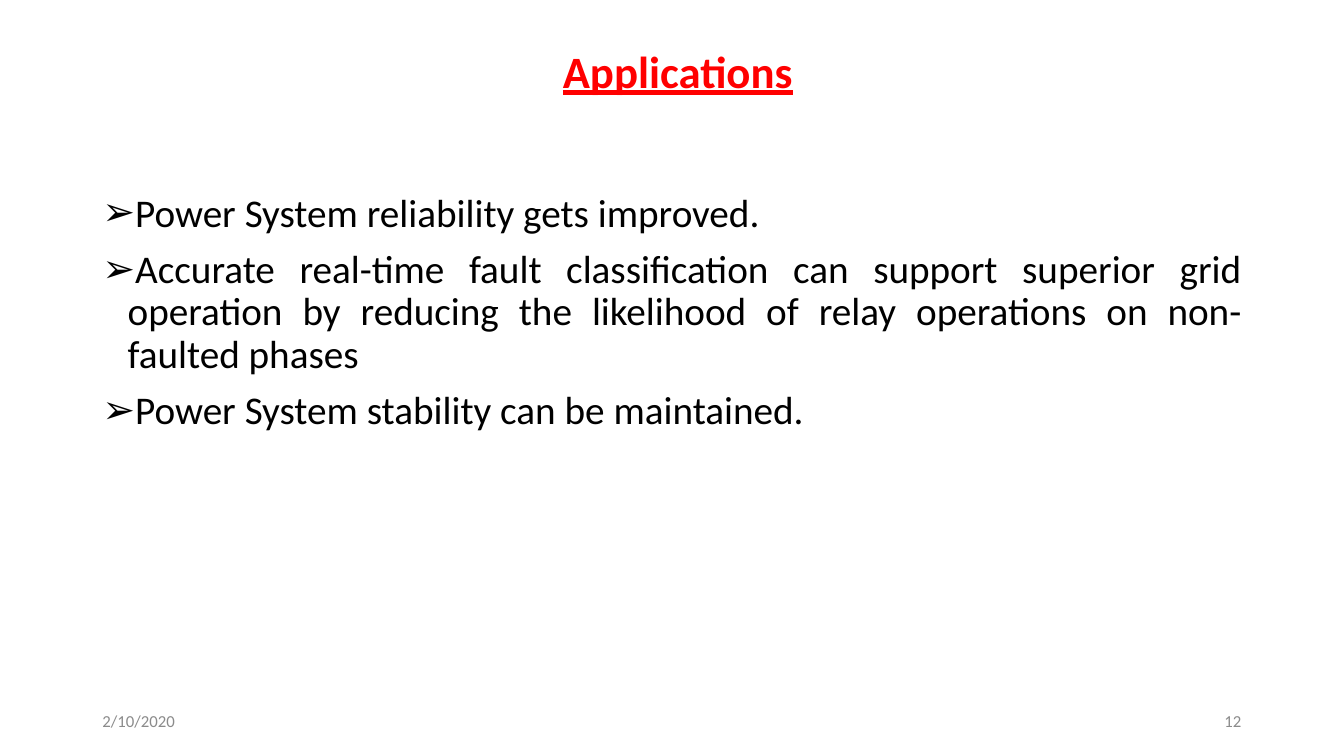
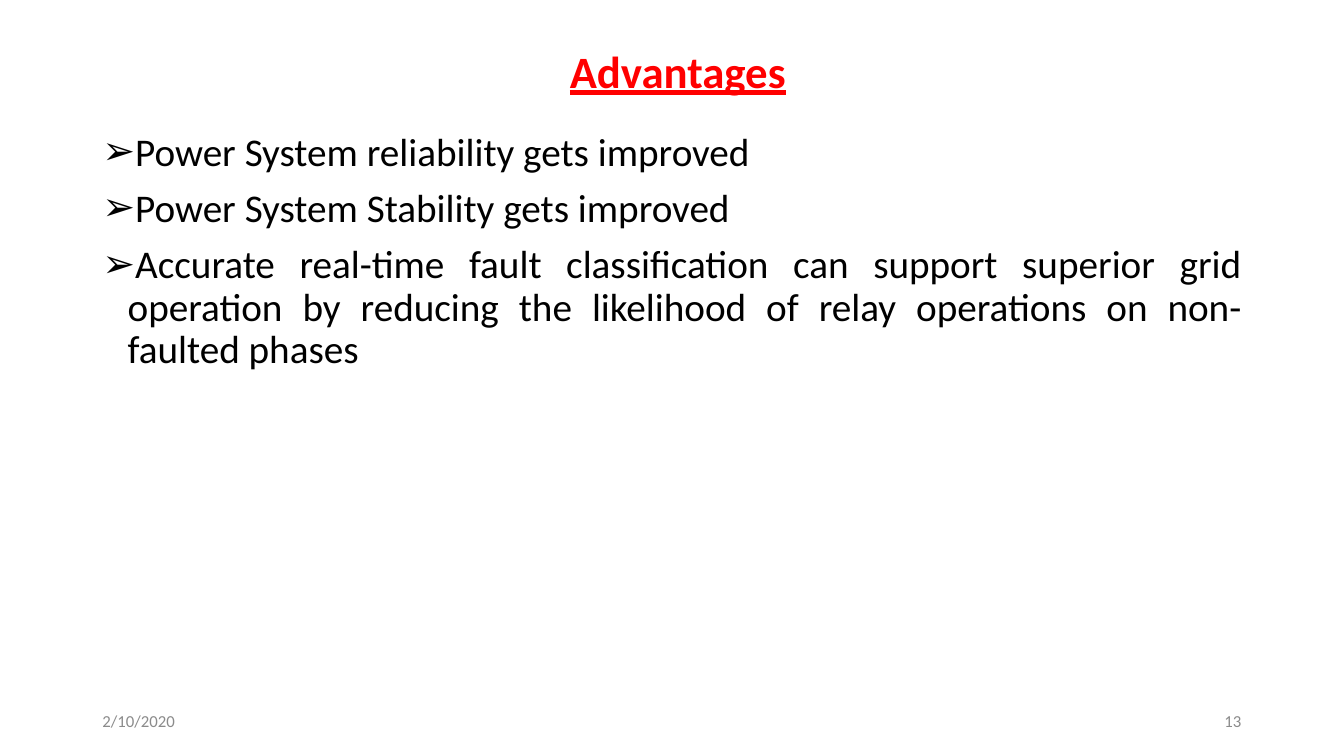
Before and after one commit to svec-final-year-project-eee/Project, a slide deck: slide 13 of Reviews/second review/Second Oral Presentation.pptx (slide 12 before the commit). Drawn at 1344x756 pixels with LibreOffice and Linux fonts; fonts in the diff are those of the drawing. Boxes give left, top, right and bottom in pixels: in the first picture for what was removed or moved away, otherwise in the second. Text is boxed around its words. In the diff, an @@ line names an element or a change of style, - is before the commit and + after.

```diff
--- a/Reviews/second review/Second Oral Presentation.pptx
+++ b/Reviews/second review/Second Oral Presentation.pptx
@@ text at [570,56,786,96]: text changed @@
-Applications
+Advantages
@@ text at [135,138,750,229]: text changed @@
-➢ Power System reliability gets improved.
+➢ Power System reliability gets improved
+➢ Power System Stability gets improved
@@ text at [135,396,804,431]: paragraph removed @@
-➢ Power System stability can be maintained.
@@ page number at [1224,716,1241,727]: text changed @@
-12
+13
```
Also in this commit, not shown: 10 other slides changed, 2 slides added, 1 slide removed, 1 other file.
